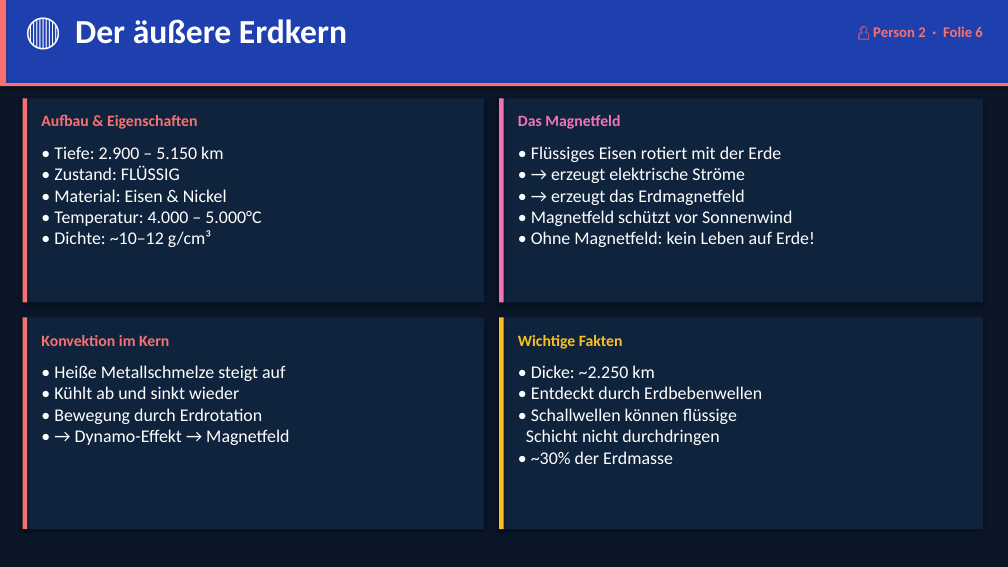
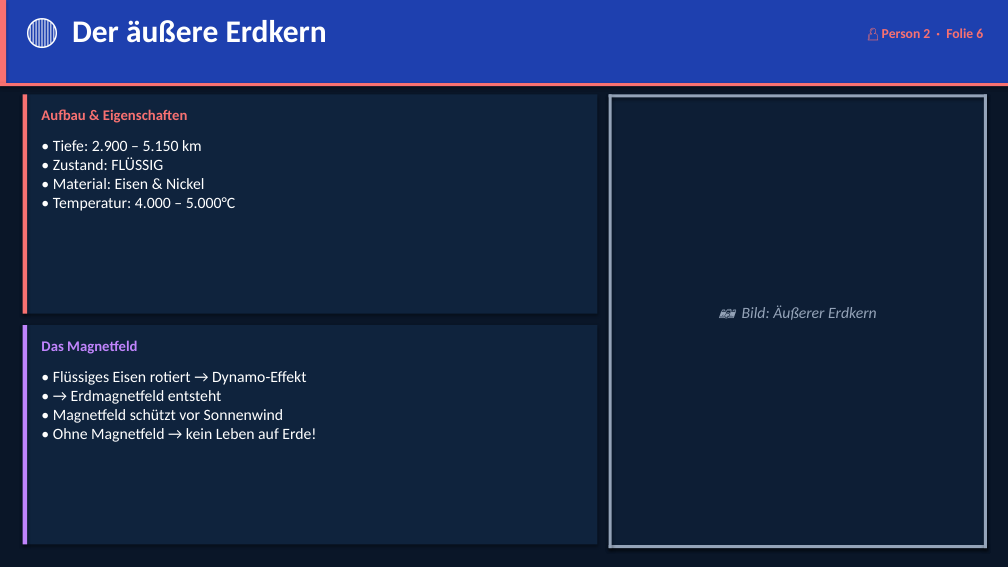
Before and after one commit to welias123/pulsewave-app, a slide deck: slide 6 of Aufbau_der_Erde.pptx. Drawn at 1008x567 pixels with LibreOffice and Linux fonts; fonts in the diff are those of the drawing. Boxes give left, top, right and bottom in pixels: in the first picture for what was removed or moved away, otherwise in the second. Text is boxed around its words. In the diff, an @@ line names an element or a change of style, - is before the commit and + after.

```diff
--- a/Aufbau_der_Erde.pptx
+++ b/Aufbau_der_Erde.pptx
@@ text "🔴 Der äußere Erdkern" at box(72, 20, 327, 43): size 32 to 30 pt @@
@@ text "👤 Person 2 · Folie ...": place and size @@
-text "👤 Person 2 · Folie ..." at box(873, 26, 982, 37)
+text "👤 Person 2 · Folie ..." at box(882, 28, 983, 38)
@@ text "👤 Person 2 · Folie ..." at box(882, 28, 983, 38): size 14 to 13 pt @@
@@ rectangle: place and size @@
-rectangle at box(23, 98, 27, 302)
+rectangle at box(23, 95, 27, 314)
@@ rectangle: place and size @@
-rectangle at box(23, 98, 484, 302)
+rectangle at box(23, 95, 597, 314)
@@ text "Aufbau & Eigenschaften" at box(41, 109, 188, 123): size 15 to 14 pt @@
@@ rectangle: place and size @@
-rectangle at box(23, 318, 484, 529)
+rectangle at box(609, 95, 987, 548)
@@ rectangle at box(609, 95, 987, 548): fill #0F233D to #0D1E35 @@
@@ rectangle added at box(609, 95, 987, 98), fill #94A3B8 @@
@@ rectangle added at box(609, 95, 612, 548), fill #94A3B8 @@
@@ rectangle added at box(984, 95, 987, 548), fill #94A3B8 @@
@@ text "• Tiefe: 2.900 – 5.150 ..." at box(53, 140, 236, 211): size 17 to 15 pt @@
@@ text at box(54, 230, 211, 247): paragraph removed @@
-• Dichte: ~10–12 g/cm³
@@ rectangle: place and size @@
-rectangle at box(499, 98, 983, 302)
+rectangle at box(23, 325, 597, 544)
@@ rectangle: place and size @@
-rectangle at box(499, 98, 504, 302)
+rectangle at box(23, 325, 27, 544)
@@ rectangle at box(23, 325, 27, 544): fill #F472B6 to #C084FC @@
@@ rectangle removed at box(23, 318, 27, 529) @@
@@ rectangle removed at box(499, 318, 983, 529) @@
@@ rectangle removed at box(499, 318, 504, 529) @@
@@ text added at box(742, 305, 877, 320), 15 pt, text #94A3B8, italic @@
+📷 Bild: Äußerer Erdkern
@@ text "Das Magnetfeld": place and size @@
-text "Das Magnetfeld" at box(518, 115, 620, 129)
+text "Das Magnetfeld" at box(41, 340, 137, 354)
@@ text "Das Magnetfeld" at box(41, 340, 137, 354): size 15 to 14 pt, text colour #F472B6 to #C084FC @@
@@ text removed at box(41, 335, 169, 346) @@
-Konvektion im Kern
@@ text removed at box(518, 335, 623, 349) @@
-Wichtige Fakten
@@ text "• Flüssiges Eisen rotiert → ...": place and size @@
-text "• Flüssiges Eisen rotiert → ..." at box(531, 146, 815, 247)
+text "• Flüssiges Eisen rotiert → ..." at box(53, 371, 316, 442)
@@ text at box(53, 371, 306, 404): text changed; size 17 to 15 pt @@
-• Flüssiges Eisen rotiert mit der Erde
-• → erzeugt elektrische Ströme
-• → erzeugt das Erdmagnetfeld
+• Flüssiges Eisen rotiert → Dynamo-Effekt
+• → Erdmagnetfeld entsteht
@@ text removed at box(54, 365, 289, 445) @@
-• Heiße Metallschmelze steigt auf
-• Kühlt ab und sinkt wieder
-• Bewegung durch Erdrotation
-• → Dynamo-Effekt → Magnetfeld
@@ text removed at box(526, 365, 762, 464) @@
-• Dicke: ~2.250 km
-• Entdeckt durch Erdbebenwellen
-• Schallwellen können flüssige
-Schicht nicht durchdringen
-• ~30% der Erdmasse
@@ text at box(53, 409, 283, 423): size 17 to 15 pt in "• Magnetfeld schützt vor Sonnenwind" @@
@@ text at box(53, 428, 316, 442): text changed; size 17 to 15 pt @@
-• Ohne Magnetfeld: kein Leben auf Erde!
+• Ohne Magnetfeld → kein Leben auf Erde!
@@ rectangle added at box(609, 545, 987, 548), fill #94A3B8 @@
```
Also in this commit, not shown: 8 other slides changed, 2 slides added, 1 slide removed, 1 other file.
